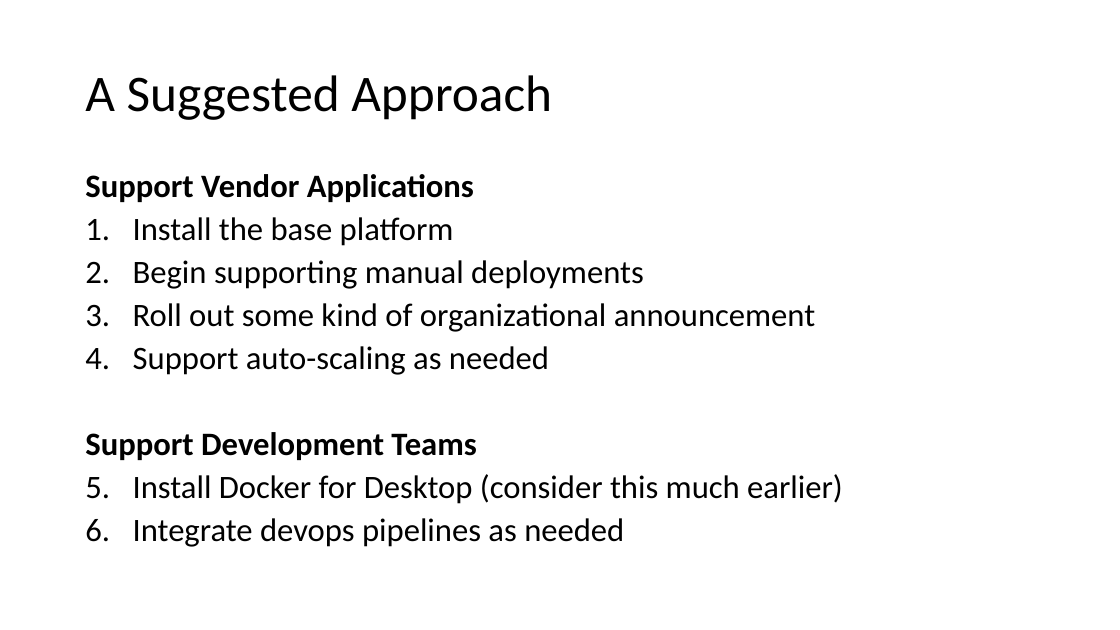
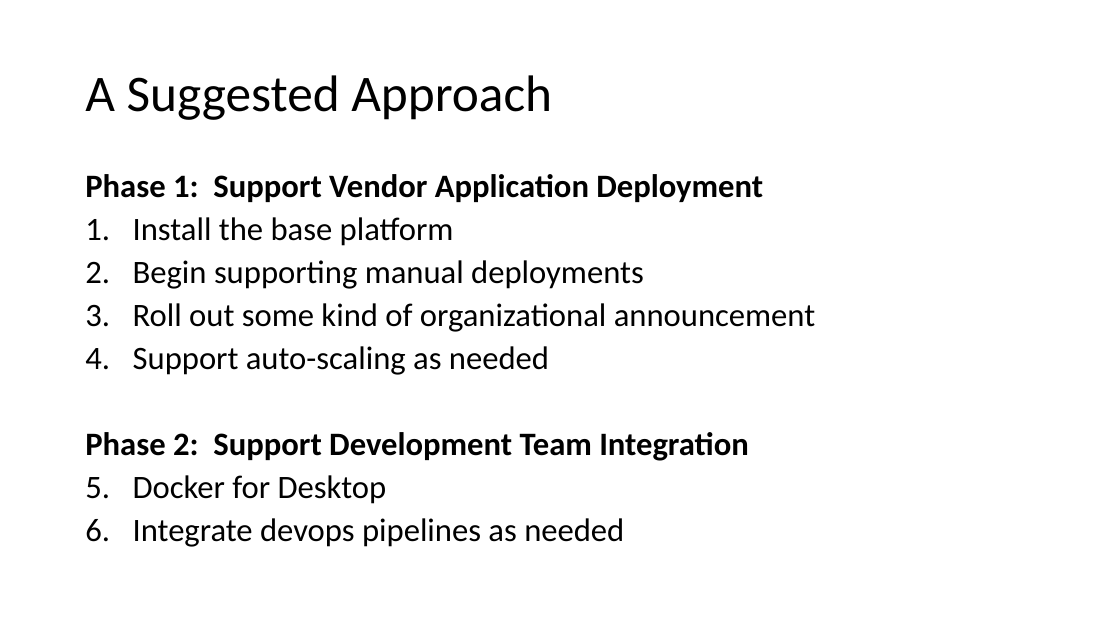
Before and after one commit to EnterpriseProductsLP/docker-straw-man, a slide deck: slide 16 of Docker Proofs of Concept.pptx. Drawn at 1120x630 pixels with LibreOffice and Linux fonts; fonts in the diff are those of the drawing. Boxes give left, top, right and bottom in pixels: in the first picture for what was removed or moved away, otherwise in the second. Text is boxed around its words. In the diff, an @@ line names an element or a change of style, - is before the commit and + after.

```diff
--- a/Docker Proofs of Concept.pptx
+++ b/Docker Proofs of Concept.pptx
@@ text at [85,174,763,202]: text changed @@
-Support Vendor Applications
+Phase 1: Support Vendor Application Deployment
@@ text at [85,432,749,504]: text changed; bold on @@
-Support Development Teams
-1. Install Docker for Desktop (consider this much earlier)
+Phase 2: Support Development Team Integration
+1. Docker for Desktop
```
Also in this commit, not shown: 8 other slides changed, 1 slide removed.
